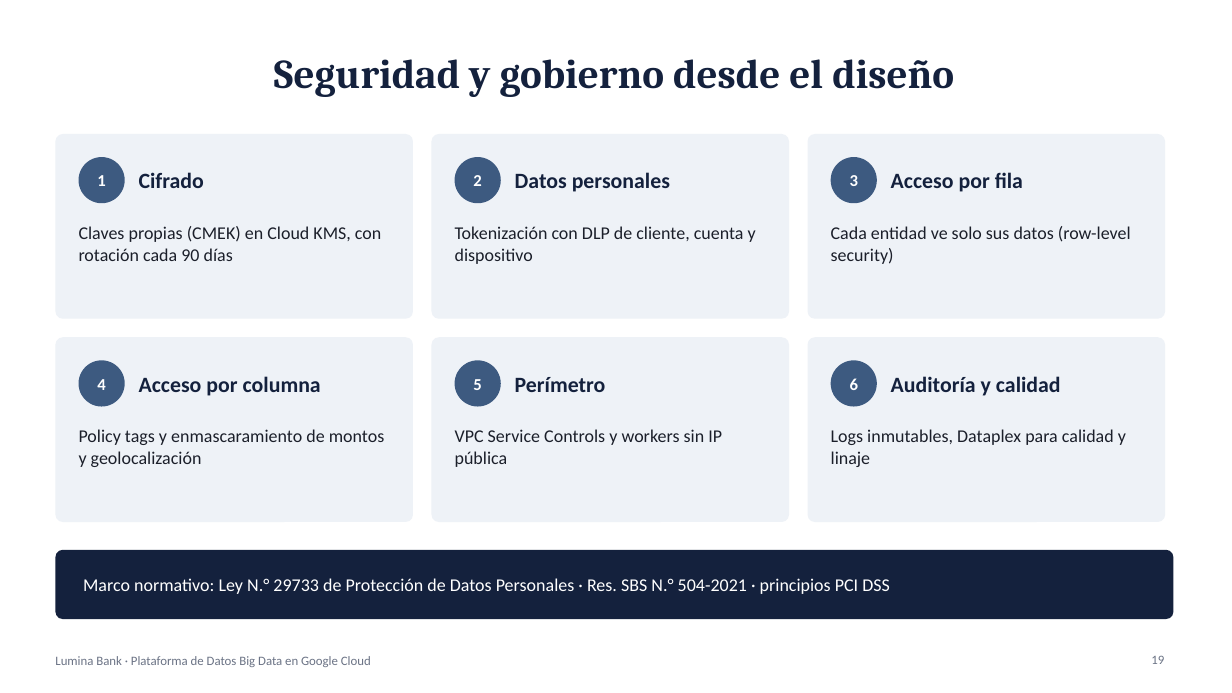
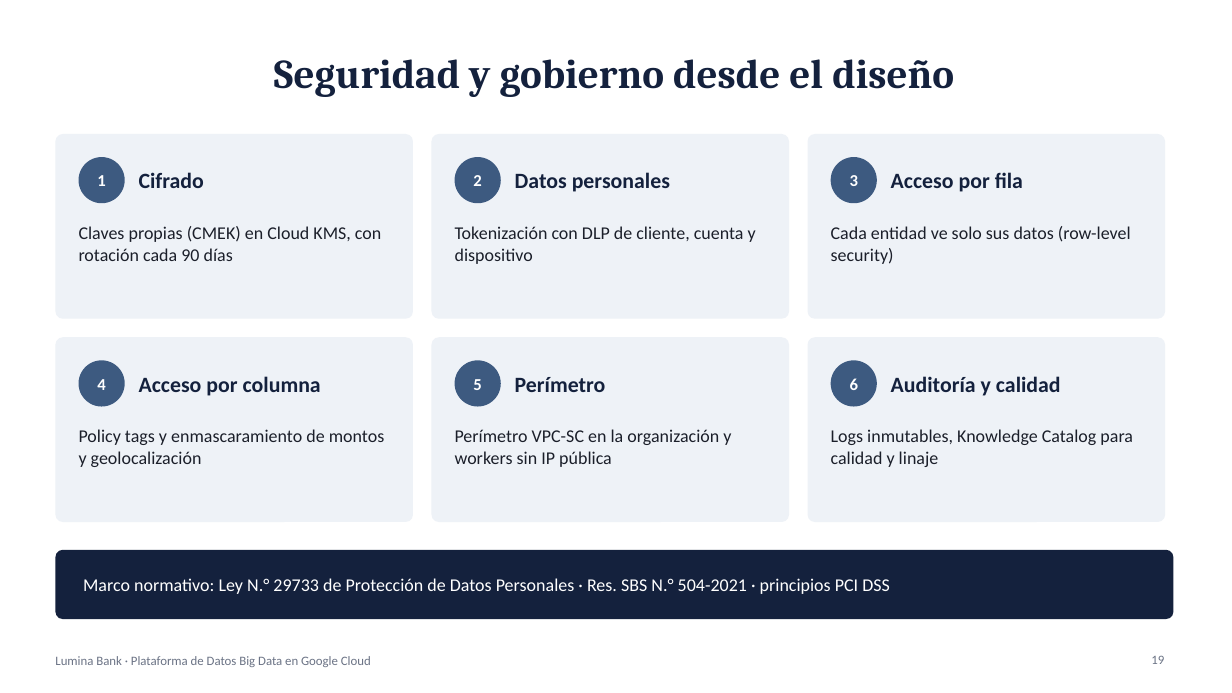
Before and after one commit to bmontoyag/utec_bigdata_trabajo, a slide deck: slide 19 of presentacion/Lumina Bank - Sustentacion.pptx. Drawn at 1232x693 pixels with LibreOffice and Linux fonts; fonts in the diff are those of the drawing. Boxes give left, top, right and bottom in pixels: in the first picture for what was removed or moved away, otherwise in the second. Text is boxed around its words. In the diff, an @@ line names an element or a change of style, - is before the commit and + after.

```diff
--- a/presentacion/Lumina Bank - Sustentacion.pptx
+++ b/presentacion/Lumina Bank - Sustentacion.pptx
@@ text at (x1=455, y1=429, x2=731, y2=467): text changed @@
-VPC Service Controls y workers sin IP pública
+Perímetro VPC-SC en la organización y workers sin IP pública
@@ text at (x1=831, y1=429, x2=1133, y2=467): text changed @@
-Logs inmutables, Dataplex para calidad y linaje
+Logs inmutables, Knowledge Catalog para calidad y linaje
```
Also in this commit, not shown: 13 other slides changed, 20 other files.
